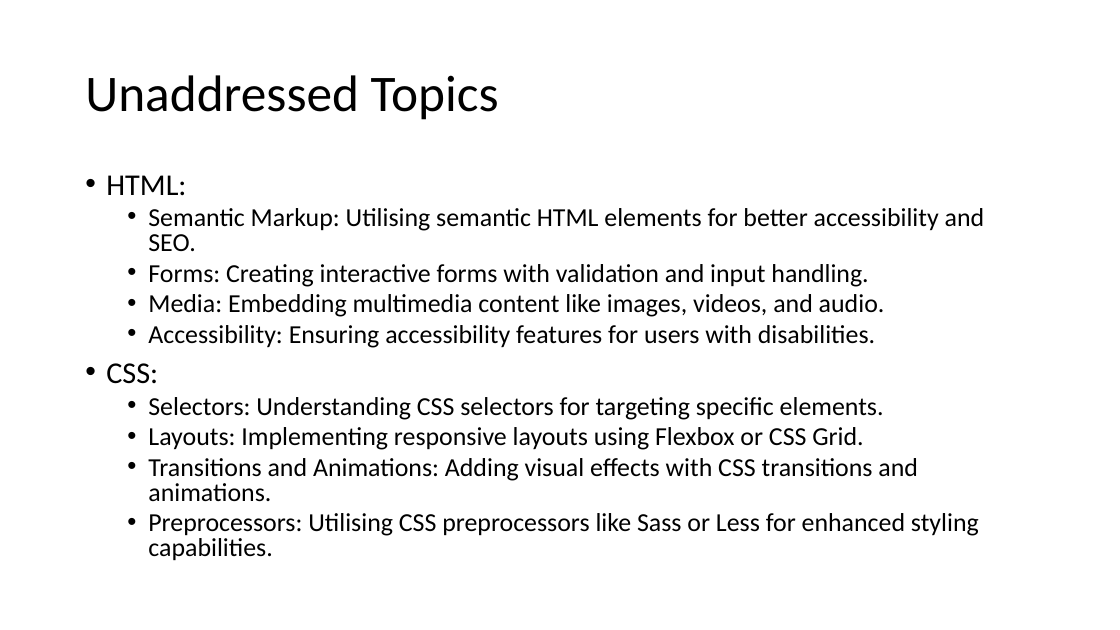
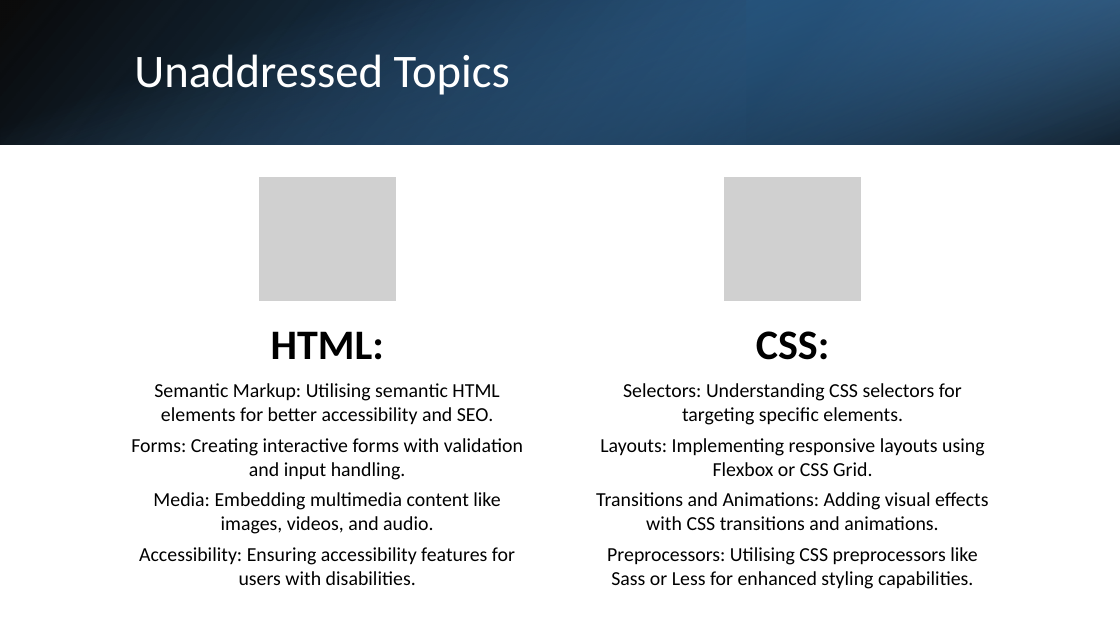
Before and after one commit to AitrichAcademyMeanStack/personal-finance-manager-workshop-ppts, a slide deck: slide 4 of Workshop-conclusion/MEAN Stack Conclusion.pptx. Drawn at 1120x630 pixels with LibreOffice and Linux fonts; fonts in the diff are those of the drawing; grey boxes stand for pictures. Boxes give left, top, right and bottom in pixels: in the first picture for what was removed or moved away, otherwise in the second. Text is boxed around its words. In the diff, an @@ line names an element or a change of style, - is before the commit and + after.

```diff
--- a/Workshop-conclusion/MEAN Stack Conclusion.pptx
+++ b/Workshop-conclusion/MEAN Stack Conclusion.pptx
@@ rectangle added at (x1=0, y1=0, x2=1120, y2=145), fill gradient #000000 to #2E75B6 @@
@@ rectangle added at (x1=0, y1=0, x2=1120, y2=145), fill gradient #5B9BD5 to #000000 @@
@@ rectangle added at (x1=747, y1=0, x2=1120, y2=145), fill gradient #1F4E79 to #5B9BD5 @@
@@ title "Unaddressed Topics" moved from (x1=85, y1=75, x2=499, y2=120) to (x1=134, y1=54, x2=510, y2=95) @@
@@ title "Unaddressed Topics" at (x1=134, y1=54, x2=510, y2=95): size 44 to 40 pt, text colour #000000 to #FFFFFF @@
@@ text removed at (x1=106, y1=175, x2=985, y2=561) @@
-• HTML:
-  • Semantic Markup: Utilising semantic HTML elements for better accessibility and SEO.
-  • Forms: Creating interactive forms with validation and input handling.
-  • Media: Embedding multimedia content like images, videos, and audio.
-  • Accessibility: Ensuring accessibility features for users with disabilities.
-• CSS:
-  • Selectors: Understanding CSS selectors for targeting specific elements.
-  • Layouts: Implementing responsive layouts using Flexbox or CSS Grid.
-  • Transitions and Animations: Adding visual effects with CSS transitions and animations.
-  • Preprocessors: Utilising CSS preprocessors like Sass or Less for enhanced styling capabilities.
@@ group added at (x1=131, y1=177, x2=988, y2=589): 4 texts, 2 pictures @@
+HTML:
+Semantic Markup: Utilising semantic HTML elements for better accessibility and SEO.
+Forms: Creating interactive forms with validation and input handling.
+Media: Embedding multimedia content like images, videos, and audio.
+Accessibility: Ensuring accessibility features for users with disabilities.
+CSS:
+Selectors: Understanding CSS selectors for targeting specific elements.
+Layouts: Implementing responsive layouts using Flexbox or CSS Grid.
+Transitions and Animations: Adding visual effects with CSS transitions and animations.
+Preprocessors: Utilising CSS preprocessors like Sass or Less for enhanced styling capabilities.
```
Also in this commit, not shown: 17 other slides changed, 1 other file.
